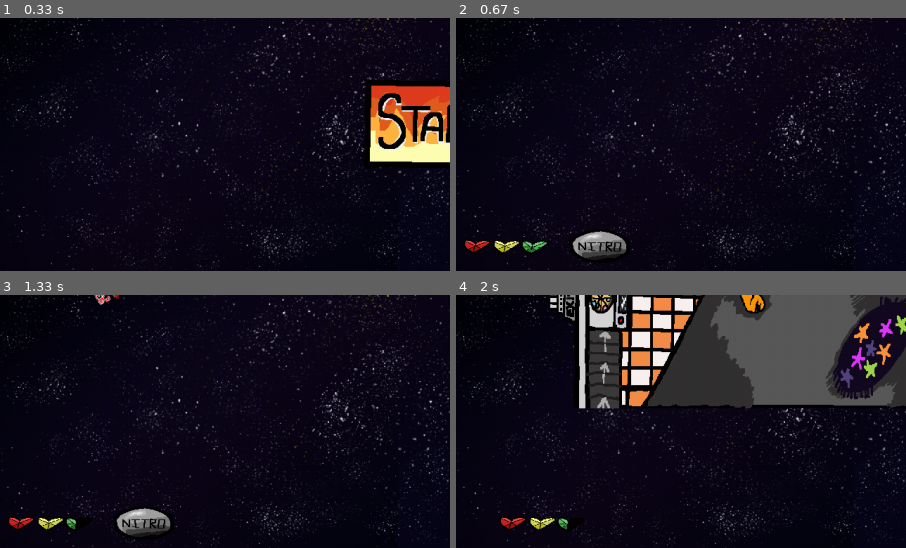
Above: before the commit, frames 1-4 (two rows, left to right).
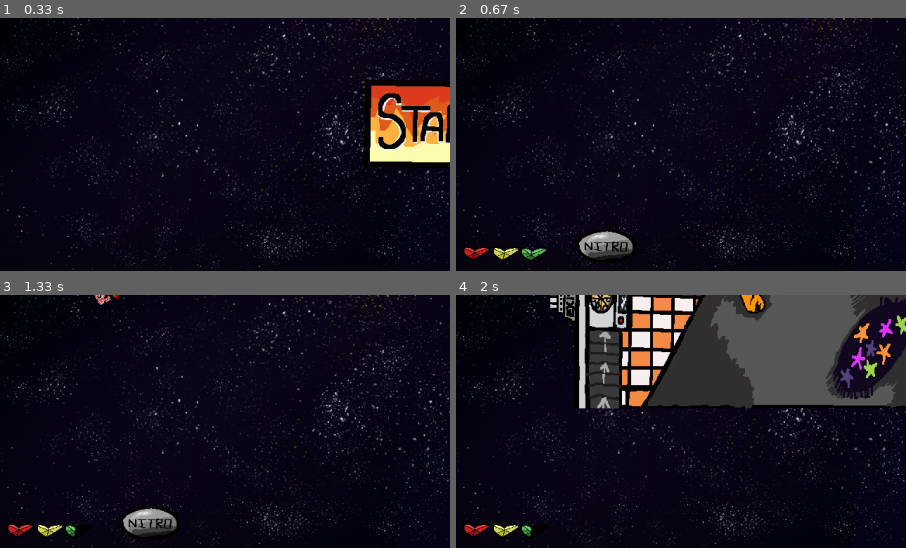
Above: after the commit, the same moments.

Repository: shar1738/SPDS-Pygame
Game: pygame game, started from main.py
The game is run twice, just before and just after one commit, with the same random seed, the same clock (stepped at 60 frames per second) and the same inputs.
Inputs (mouse positions are % of the whole screen's width and height, from its top left):
- Up to frame 1 (0.33 s): no input
- Up to frame 2 (0.67 s): click (50, 69) at 0.38 s
- Up to frame 3 (1.33 s): tap Space at 0.83, 1.23 s; hold Right from 1.17 s (still down)
- Up to frame 4 (2 s): tap Space at 1.53 s; release Right at 1.63 s; tap Esc at 1.67 s
The pictures show only the part of the screen within x 1-51%, y 49-99%; the shares and areas given below are measured in that part.

Frame 1 is identical in both runs. In frame 2, 1.5% of the frame differs, in the area x 1-40%, y 84-97%; in frame 3, 1.4%; in frame 4, 0.8%.

Commit message:
made a todo and changed some other stuff

Diff:
--- a/Code/Entities/ship.py
+++ b/Code/Entities/ship.py
@@ -176,6 +176,7 @@
         if self.player_health < 0:
             print('you dead')
         else:
+            asset_data.collision_sfx.play()
             self.player_health -= amount
 
     def get_mask(self):
--- a/Code/Funcs_data/asset_data.py
+++ b/Code/Funcs_data/asset_data.py
@@ -22,6 +22,7 @@
     "health": {
         "paths": [f"Assets/images/exterior/hearts/a_{i}h.png" for i in range(1, 8)],
         "size": (SCREEN_WIDTH // 10, SCREEN_HEIGHT // 10),
+        "position": (SCREEN_WIDTH // 100, SCREEN_HEIGHT + 10),
     },
     "nitro": {
         "paths": [
@@ -29,6 +30,7 @@
             "Assets/images/exterior/ui/nitro_unlocked.png",
         ],
         "size": (SCREEN_WIDTH // 10, SCREEN_HEIGHT // 10),
+        "position": (SCREEN_WIDTH // 8, SCREEN_HEIGHT),
     },
     "costumer_label": {
         "paths": ["Assets/images/exterior/customers/costumer_label.png"],
--- a/Code/Funcs_data/helper_functions.py
+++ b/Code/Funcs_data/helper_functions.py
@@ -29,3 +29,6 @@
         """
         self.current_frame = 0
         self.last_update = time.time()
+
+def load_scaled_image(path, size):
+    return pg.transform.scale(pg.image.load(path).convert_alpha(), size)
--- a/Code/Scenes/exterior.py
+++ b/Code/Scenes/exterior.py
@@ -11,9 +11,7 @@
 from Code.Entities.pickups import Pickups
 
 import Code.Funcs_data.asset_data as asset_data
-
-# Pickup manager
-
+from Code.Funcs_data.helper_functions import load_scaled_image
 
 # =================== CONFIGURATION & CONSTANTS ===================
 DISTANCE_RATE = 5
@@ -26,23 +24,29 @@
 asset_data.ship_basic_sfx.set_volume(0.3)
 asset_data.song.set_volume(0.15)
 
-
-# =================== HELPER FUNCTIONS ===================
-def load_scaled_image(path, size):
-    return pg.transform.scale(pg.image.load(path).convert_alpha(), size)
-
-
 # =================== EXTERIOR SCENE ===================
 class Exterior:
-    def __init__(self, game_state):
+    def __init__(self, game_state, screen):
         # Init Pygame and Mixer
         pg.mixer.init()
+
+        self.screen = screen
+        self.background = load_scaled_image("Assets/images/exterior/background.png",
+                                            (SCREEN_WIDTH, SCREEN_HEIGHT))
+
         self.ship_basic_sfx = asset_data.ship_basic_sfx
+
         self.clock = pg.time.Clock()
+
         self.game_state = game_state
         self.player_ship = Ship(150, 300, game_state)
-        self.override_img = load_scaled_image("Assets/images/objects/ship/basic_ship.png", (200, 200))
-        self.override_img2 = load_scaled_image("Assets/images/objects/ship/hyper_plasma_extreme.png", (200, 200))
+
+        self.override_img = load_scaled_image("Assets/images/objects/ship/basic_ship.png",
+                                              (SCREEN_WIDTH // 18, SCREEN_HEIGHT // 12.5))
+
+        self.override_img2 = load_scaled_image("Assets/images/objects/ship/hyper_plasma_extreme.png",
+                                               (SCREEN_WIDTH // 18, SCREEN_HEIGHT // 12.5))
+
         self.asteroids = Asteroids()
 
         # --- CUSTOMER SELECTION & TIMER SETUP ---
@@ -69,14 +73,9 @@
             self.game_state.timer_start = self.timer_start
             customer_path = random.choice(asset_data.EXT_UI_ELEMENTS["customers"]["paths"])
             self.game_state.current_customer = customer_path
+
         self.customer_path = customer_path
         self.customer_img = load_scaled_image(self.customer_path, asset_data.EXT_UI_ELEMENTS["customers"]["size"])
-
-        # --- SCREEN & BACKGROUND ---
-        pg.display.set_caption("S.P.D.S")
-        self.screen = pg.display.set_mode((SCREEN_WIDTH, SCREEN_HEIGHT))
-        self.background = load_scaled_image("Assets/images/exterior/background.png",
-                                            (SCREEN_WIDTH, SCREEN_HEIGHT))
 
         # --- ASTEROIDS & GAME ELEMENTS ---
         self.hole_shown = False
@@ -96,6 +95,7 @@
         self.pizza_rect = None
 
         # --- UI ELEMENTS ---
+        # Get these from
         self.health_info = asset_data.EXT_UI_ELEMENTS["health"]
         self.nitro_info = asset_data.EXT_UI_ELEMENTS["nitro"]
         self.customer_LBL_info = asset_data.EXT_UI_ELEMENTS["costumer_label"]
@@ -120,10 +120,12 @@
 
         # Initial UI images
         self.ui_health_img = self.health_imgs[self.health_index]
-        self.ui_health_rect = self.ui_health_img.get_rect(bottomleft=(SCREEN_WIDTH * .1/10, SCREEN_HEIGHT * 9.999/10))
+        self.ui_health_rect = self.ui_health_img.get_rect(bottomleft=
+                                                        (asset_data.EXT_UI_ELEMENTS["health"]["position"]))
+
         self.ui_nitro_img = self.nitro_imgs[0]
         self.ui_nitro_rect = self.ui_nitro_img.get_rect(
-            bottomleft=(self.ui_health_rect.right + 10, SCREEN_HEIGHT * 9.999/10)
+            bottomleft=(asset_data.EXT_UI_ELEMENTS["nitro"]["position"])
         )
 
         # Customer and ESC ship images & rects
--- a/Code/Scenes/interior.py
+++ b/Code/Scenes/interior.py
@@ -19,8 +19,8 @@
         return pg.Surface(size)  # Returns a blank surface if loading fails
 
 class Interior:
-    def __init__(self, game_state):
-        self.screen = pg.display.get_surface()
+    def __init__(self, game_state, screen):
+        self.screen = screen
         self.game_state = game_state
 
         # --- Load background and interior images ---
@@ -104,8 +104,8 @@
             self.health_info["paths"][self.health_index],
             self.health_info["size"])
 
-        self.ui_health_rect = self.ui_health_img.get_rect(
-            bottomright=(SCREEN_WIDTH * 0.15, SCREEN_HEIGHT * 0.9999))
+        self.ui_health_rect = self.ui_health_img.get_rect(bottomleft=
+                                                        (asset_data.EXT_UI_ELEMENTS["health"]["position"]))
 
         # Customer UI
         if self.game_state.current_customer:
--- a/Code/Scenes/main_menu.py
+++ b/Code/Scenes/main_menu.py
@@ -15,15 +15,12 @@
     SPACING = 20
     UI_AREA_RATIO = 9.5 / 10
 
-    def __init__(self, game_state):
+    def __init__(self, game_state, screen):
         self.game_state = game_state
 
         self.screen_width, self.screen_height = SCREEN_WIDTH, SCREEN_HEIGHT
 
-        self.screen = pg.display.set_mode(
-            (self.screen_width, self.screen_height), pg.RESIZABLE
-        )
-        pg.display.set_caption("Main Menu")
+        self.screen = screen
 
         self.bg_image_orig = pg.image.load("Assets/images/exterior/background.png").convert()
         self.button_images_orig = {
--- a/Code/Scenes/mini_game.py
+++ b/Code/Scenes/mini_game.py
@@ -21,11 +21,10 @@
 
 
 class MiniGame:
-    def __init__(self, game_state):
+    def __init__(self, game_state, screen):
         pg.mixer.init()
         self.game_state = game_state
-        self.screen = pg.display.set_mode((SCREEN_WIDTH, SCREEN_HEIGHT))
-        pg.display.set_caption("Seal the Hole")
+        self.screen = screen
         self.clock = pg.time.Clock()
         self.timer_start = time.time()
 
@@ -169,9 +168,9 @@
                 ],
                 asset_data.EXT_UI_ELEMENTS["health"]["size"],
             )
-            health_rect = health_img.get_rect(
-                bottomright=(SCREEN_WIDTH * 1.5 / 10, SCREEN_HEIGHT * 9.999 / 10)
-            )
+            health_rect = health_img.get_rect(bottomleft=
+                (asset_data.EXT_UI_ELEMENTS["health"]["position"]))
+
             self.screen.blit(health_img, health_rect)
 
             time_text = self.font.render(
--- a/game_state.py
+++ b/game_state.py
@@ -6,6 +6,7 @@
 from Code.Scenes.interior import Interior
 from Code.Scenes.main_menu import MainMenu
 from Code.Scenes.mini_game import MiniGame
+from settings import SCREEN_WIDTH, SCREEN_HEIGHT
 
 from Code.Funcs_data.asset_data import EXT_UI_ELEMENTS
 
@@ -18,10 +19,10 @@
 
 class GameState:
     def __init__(self):
-        # Exterior-related properties
+
         self.ex_health = 150
         self.ex_health_index = 0    # Default index (full health)
-        self.ex_health_frame = EXT_UI_ELEMENTS["health"]["paths"][self.ex_health_index]  # Store initial health path
+        self.ex_health_frame = EXT_UI_ELEMENTS["health"]["paths"][self.ex_health_index]
 
         # Time/distance management
         self.ex_remaining_time = None
--- a/main.py
+++ b/main.py
@@ -14,14 +14,16 @@
 
         pg.display.set_caption("S.P.D.S")
         self.screen = pg.display.set_mode((S.SCREEN_WIDTH, S.SCREEN_HEIGHT), pg.RESIZABLE)
+
         self.clock = pg.time.Clock()
-        self.game_state = GameState()  # Shared state object
-        # Ensure the game state has a valid starting level:
+
+        self.game_state = GameState()
+
         self.game_state.current_level = "Exterior"
 
     def run(self):
         # Run the main menu first
-        menu = SCENES["MainMenu"](self.game_state)
+        menu = SCENES["MainMenu"](self.game_state, self.screen)
         menu.run()
 
         # Main loop for dynamic scene transitions.
@@ -29,11 +31,11 @@
             current_level = self.game_state.current_level
 
             if current_level == 'Exterior':
-                scene = SCENES["Exterior"](self.game_state)
+                scene = SCENES["Exterior"](self.game_state, self.screen)
             elif current_level == 'Interior':
-                scene = SCENES["Interior"](self.game_state)
+                scene = SCENES["Interior"](self.game_state, self.screen)
             elif current_level == 'MiniGame':
-                scene = SCENES["MiniGame"](self.game_state)
+                scene = SCENES["MiniGame"](self.game_state, self.screen)
             else:
                 print("Unknown scene. Exiting the game loop.")
                 break
Not shown, added: TODO.txt
